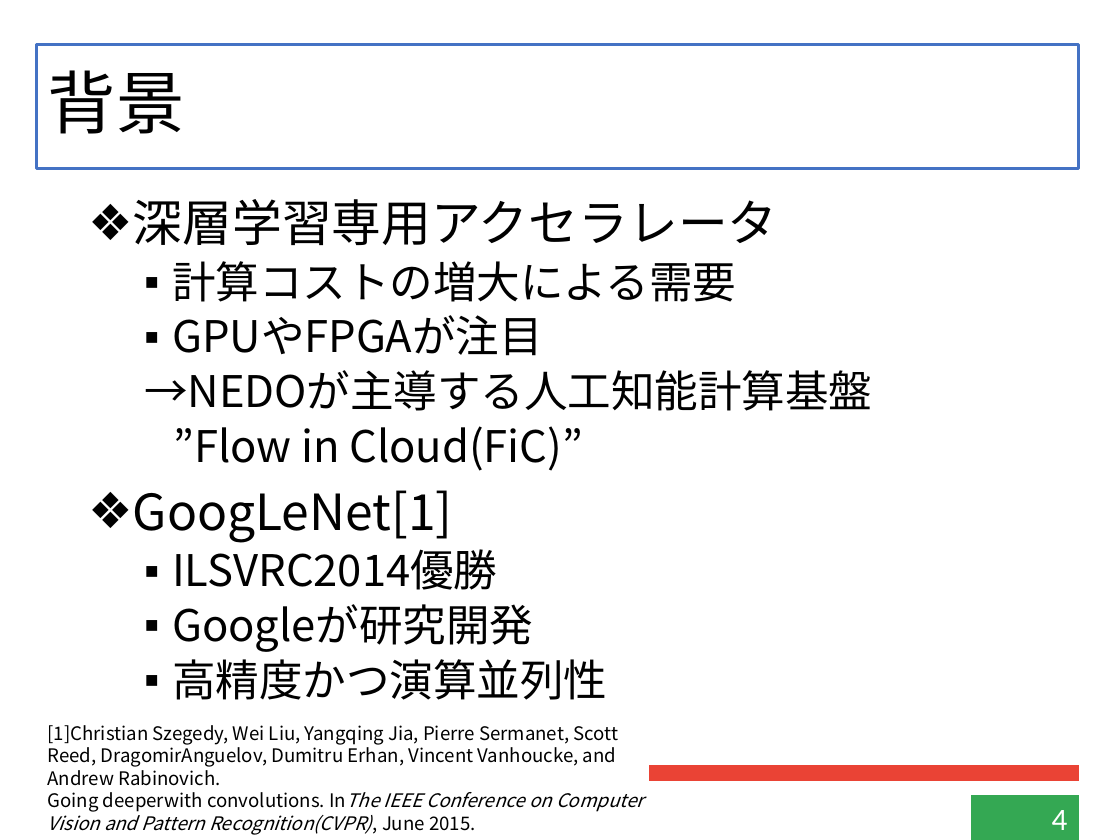
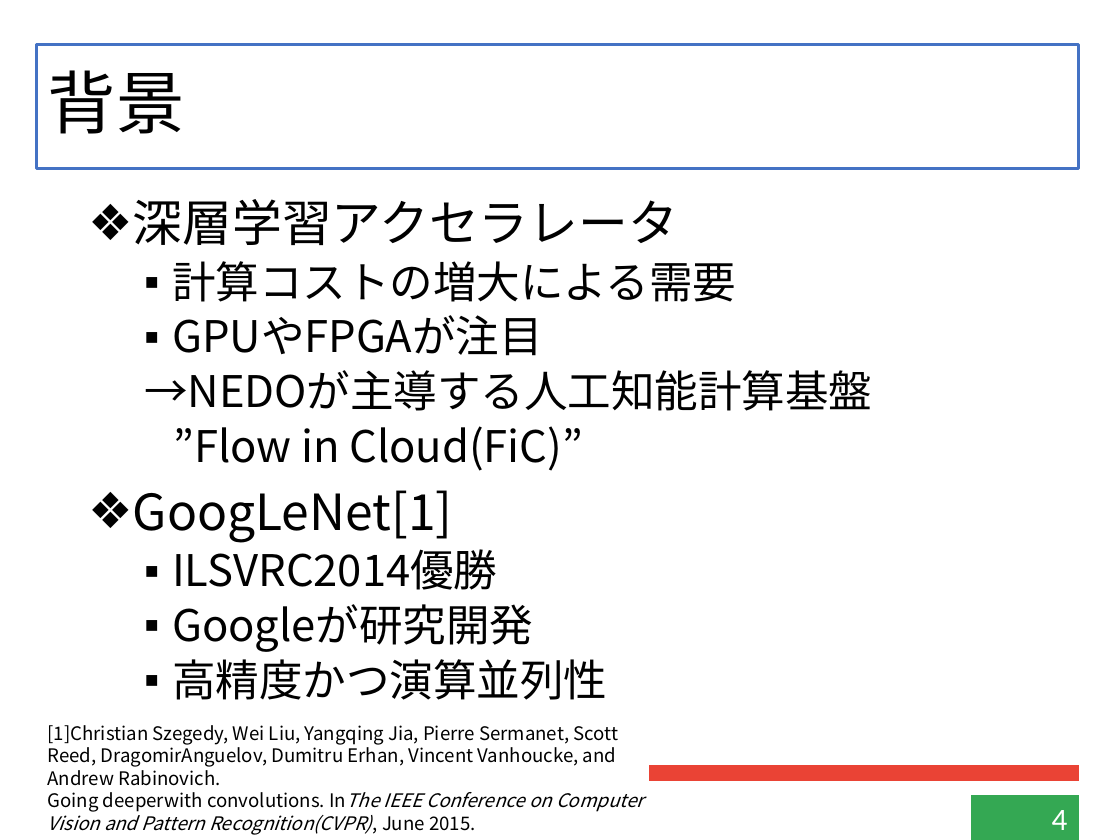
Before and after one commit to kensuke-iizuka/thesis, a slide deck: slide 4 of slide/graduate.pptx. Drawn at 1120x840 pixels with LibreOffice and Linux fonts; fonts in the diff are those of the drawing. Boxes give left, top, right and bottom in pixels: in the first picture for what was removed or moved away, otherwise in the second. Text is boxed around its words. In the diff, an @@ line names an element or a change of style, - is before the commit and + after.

```diff
--- a/slide/graduate.pptx
+++ b/slide/graduate.pptx
@@ text at [133, 199, 678, 245]: text changed @@
-❖ 深層学習専用アクセラレータ
+❖ 深層学習アクセラレータ
```
Also in this commit, not shown: 15 other slides changed, 4 slides added, 8 other files.
